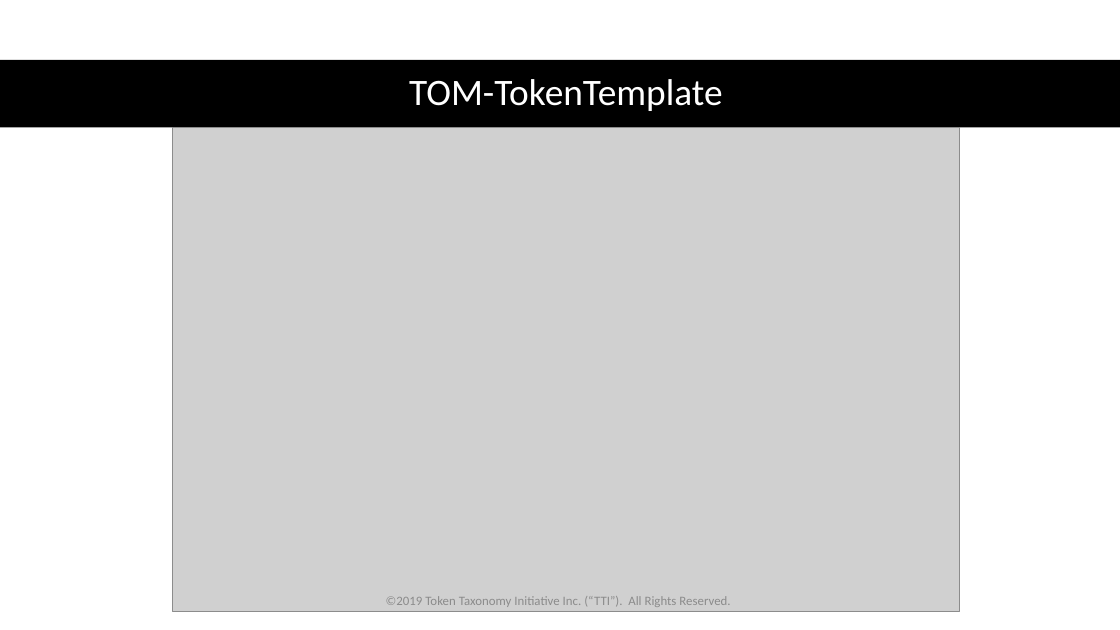
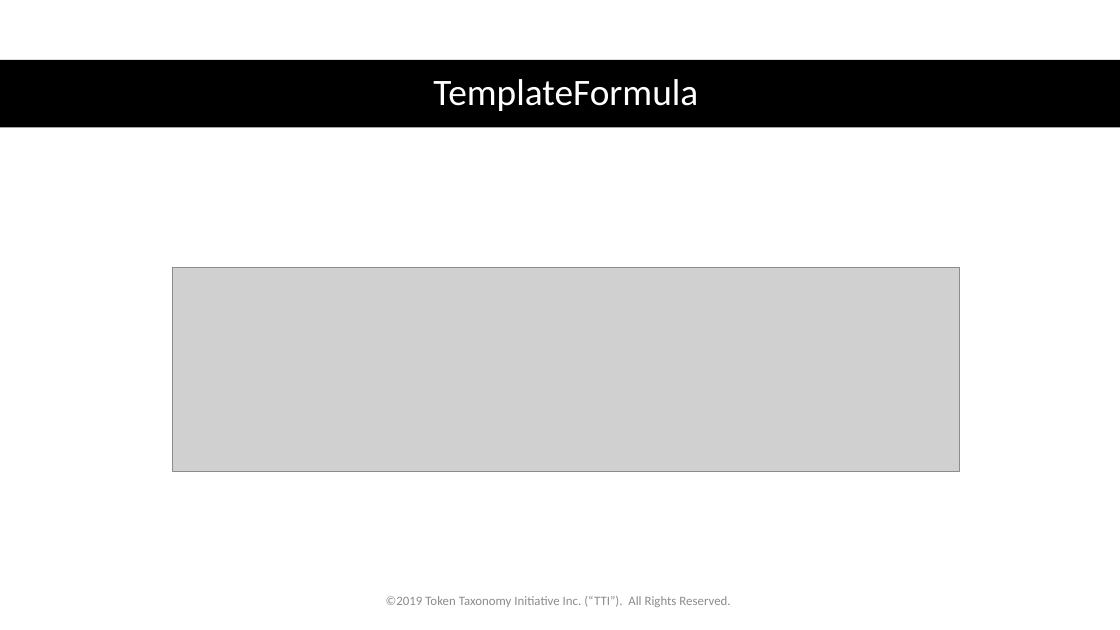
Before and after one commit to vipinsun/TokenTaxonomyFramework-pub, a slide deck: slide 16 of presentations/TTF-Technical.pptx. Drawn at 1120x630 pixels with LibreOffice and Linux fonts; fonts in the diff are those of the drawing; grey boxes stand for pictures. Boxes give left, top, right and bottom in pixels: in the first picture for what was removed or moved away, otherwise in the second. Text is boxed around its words. In the diff, an @@ line names an element or a change of style, - is before the commit and + after.

```diff
--- a/presentations/TTF-Technical.pptx
+++ b/presentations/TTF-Technical.pptx
@@ title at (x1=433, y1=79, x2=698, y2=111): text changed @@
-TOM-TokenTemplate
+TemplateFormula
@@ picture resized from (x1=173, y1=128, x2=960, y2=613) to (x1=173, y1=268, x2=960, y2=472) @@
```
Also in this commit, not shown: 9 other slides changed, 20 other files.
